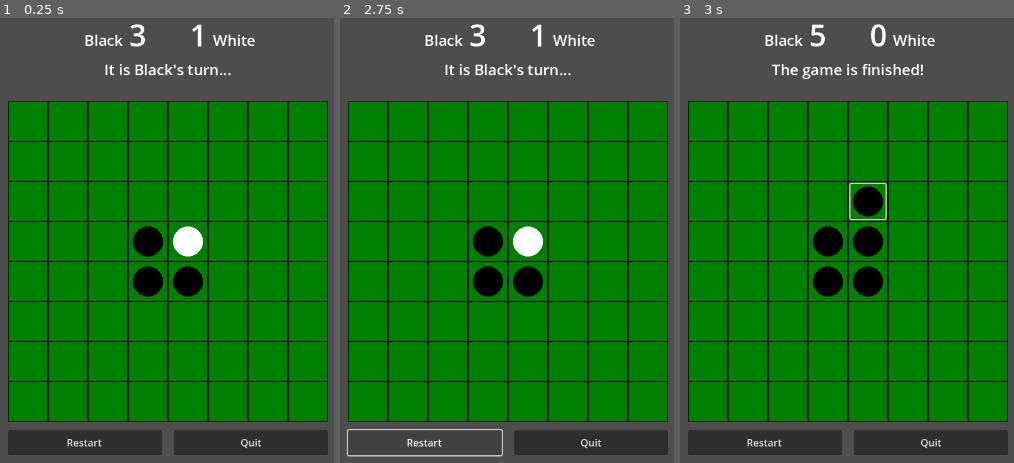
Above: before the commit, frames 1-3 (left to right).
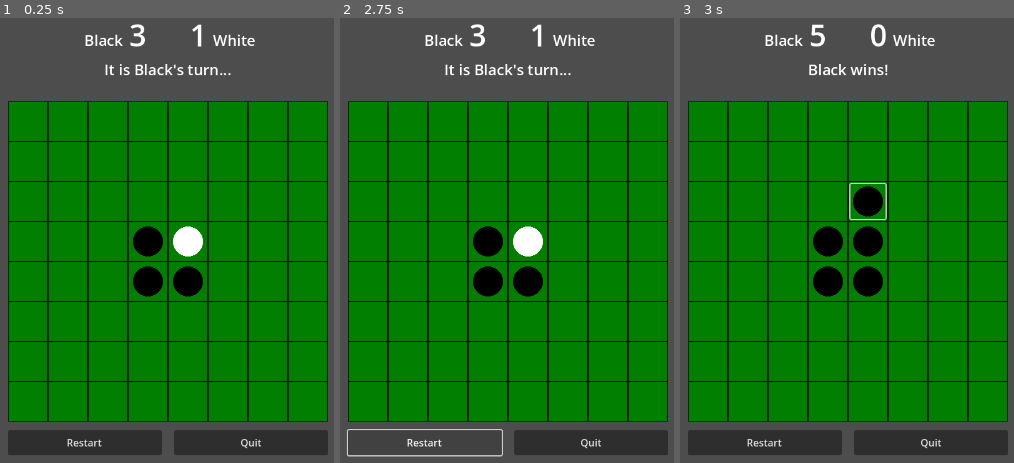
Above: after the commit, the same moments.

Repository: phrasmotica/othello
Game: Godot game, scene res://scenes/game_test.tscn
The game is run twice, just before and just after one commit, with the same random seed, the same clock (stepped at 60 frames per second) and the same inputs. This scene is started directly instead of the project's main scene.
Inputs (mouse positions are in pixels of both pictures, inside the frame that each line leads up to):
- Up to frame 1 (0.25 s): no input
- Up to frame 2 (2.75 s): click "Restart" at 0.5 s; click "Restart" at 1.25 s; click "Restart" at 2 s
- Up to frame 3 (3 s): click (867, 200) at 2.77 s

Frames 1-2 are identical in both runs. In frame 3, 0.6% of the frame differs, in the area x 27-73%, y 10-14%.

Commit message:
Display text indicating which colour won once the game ends

Diff:
--- a/scripts/othello_game_logic.gd
+++ b/scripts/othello_game_logic.gd
@@ -20,7 +20,7 @@
 @onready
 var ray_calculator: RayCalculator = %RayCalculator
 
-signal score_changed(black_score: int, white_score: int)
+signal score_changed(black_score: int, white_score: int, result: OthelloScore.GameResult)
 signal next_colour_changed(colour: BoardStateData.CounterType)
 signal game_ended
 
--- a/scripts/othello_score.gd
+++ b/scripts/othello_score.gd
@@ -1,7 +1,9 @@
 @tool
 class_name OthelloScore extends Node
 
-signal score_changed(black_score: int, white_score: int)
+enum GameResult { BLACK_WINS, WHITE_WINS, DRAW }
+
+signal score_changed(black_score: int, white_score: int, result: GameResult)
 
 func connect_to_board(board: Board) -> void:
 	board.state_changed.connect(_handle_state_changed)
@@ -16,7 +18,15 @@
 		elif v.is_black():
 			black_score += 1
 
-	score_changed.emit(black_score, white_score)
+	var result := GameResult.DRAW
+
+	if black_score > white_score:
+		result = GameResult.BLACK_WINS
+
+	if white_score > black_score:
+		result = GameResult.WHITE_WINS
+
+	score_changed.emit(black_score, white_score, result)
 
 func _handle_state_changed(data: BoardStateData) -> void:
 	update_score(data)
--- a/scripts/score_ui.gd
+++ b/scripts/score_ui.gd
@@ -21,6 +21,8 @@
 	BoardStateData.CounterType.WHITE: "White",
 }
 
+var _result := OthelloScore.GameResult.DRAW
+
 func _ready() -> void:
 	if game_logic:
 		game_logic.score_changed.connect(_update_ui)
@@ -30,12 +32,22 @@
 	if board:
 		board.broadcast_state()
 
-func _update_ui(black_score: int, white_score: int) -> void:
+func _update_ui(black_score: int, white_score: int, result: OthelloScore.GameResult) -> void:
 	black_score_label.text = str(black_score)
 	white_score_label.text = str(white_score)
+
+	_result = result
 
 func _handle_next_colour_changed(colour: BoardStateData.CounterType) -> void:
 	info_label.text = "It is %s's turn..." % _colour_names[colour]
 
 func _handle_game_ended() -> void:
-	info_label.text = "The game is finished!"
+	var text := "It's a draw."
+
+	if _result == OthelloScore.GameResult.BLACK_WINS:
+		text = "Black wins!"
+
+	if _result == OthelloScore.GameResult.WHITE_WINS:
+		text = "White wins!"
+
+	info_label.text = text
